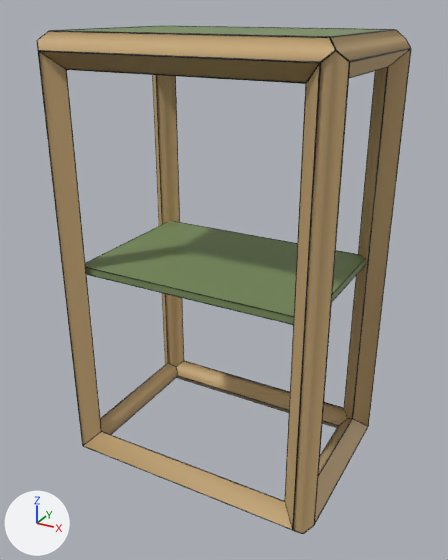
The glTF model public/catalogue/glb/bureau-500.glb as it was, and as the next commit left it.
The view is the same before and after, from a camera (50 mm lens) standing at (0.775, -0.789, 0.849) and looking at (0.252, 0.163, 0.373). The axes (+X, +Y, +Z) are drawn at lower left. The lights are the same throughout. The picture after the commit comes second. Where no turn or scale is listed for an object, it has been applied to the vertices.

Objects in the first picture: 'Mesh_251', 'arete-X0', 'arete-X1', 'arete-X2', 'arete-Y0', 'arete-Y1', 'arete-Y3', 'arete-Z0', 'arete-Z1', 'arete-Z2', 'arete-Z3', 'mod-shelf-0', 'panneau-dessus_exterieur' and 35 more.
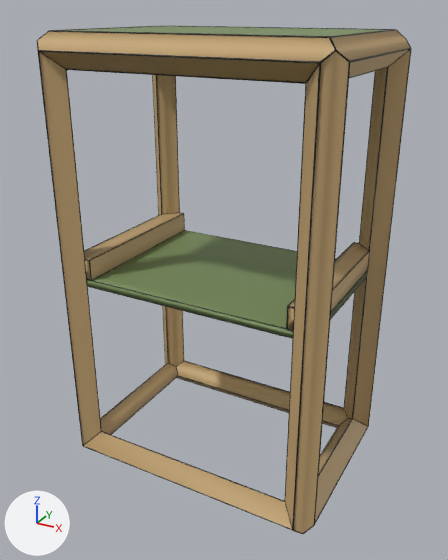
Not visible in the pictures: 'Mesh_272', 'Mesh_276', 'Mesh_278', 'Mesh_279', 'Mesh_283', 'Mesh_291', 'Mesh_295', 'Mesh_297', 'Mesh_298'.

Where the newer file only moved an object's origin or applied its transform, the numbers keep the older frame.

Changed parts and their boxes (x1, y1, x2, y2) in the pictures (448 x 560 px):
'mod-shelf-0', deleted (green): before (85, 222, 365, 324)
'tablette-plate-mod-0', added (green): after (87, 231, 367, 338)
'tablette-traverse-left-mod-0', added (brown): after (84, 213, 184, 280)
'tablette-traverse-right-mod-0', added (brown): after (288, 243, 369, 330)
'Mesh_251', moved: before (174, 221, 362, 256); after (87, 286, 293, 339)
'Mesh_277', added: after (90, 213, 184, 261)
'Mesh_271', added: after (92, 230, 185, 280)
'Mesh_274', added: after (84, 214, 162, 251)
'Mesh_293', added: after (333, 251, 369, 290)
'Mesh_287', added: after (331, 270, 368, 312)
'Mesh_303', added: after (286, 306, 289, 329)
'Mesh_296', added: after (287, 242, 354, 306)
'Mesh_284', added: after (89, 260, 92, 281)

The change, as a list of edits to the scene's bpy script:
```text
Remove ob_mod_shelf_0:
    ob_mod_shelf_0 = bpy.data.objects.new('mod-shelf-0', me_mesh_241)
Change ob_mesh_251:
    ob_mesh_251.location: (0.25, 0.328, 0.407) -> (0.25, 0.014, 0.373)
Add ob_mesh_303:
    ob_mesh_303 = bpy.data.objects.new('Mesh_303', me_mesh_303)  # 12 vertices, 16 faces; spans x -0.0013..0.0013, y -0.0013..0.0013, z -0.02..0.02; in mat_material_31 (black #0a0a0a)
    ob_mesh_303.location = (0.446, 0.014, 0.407)
Add ob_mesh_298:
    ob_mesh_298 = bpy.data.objects.new('Mesh_298', me_mesh_303.copy())
    ob_mesh_298.location = (0.458, 0.014, 0.407)
Add ob_mesh_297:
    ob_mesh_297 = bpy.data.objects.new('Mesh_297', me_mesh_297)  # 12 vertices, 16 faces; spans x -0.00588..0.00588, y -0.0013..0.0013, z -0.0013..0.0013; in mat_material_31 (black #0a0a0a)
    ob_mesh_297.location = (0.452, 0.014, 0.427)
Add ob_mesh_296:
    ob_mesh_296 = bpy.data.objects.new('Mesh_296', me_mesh_296)  # 12 vertices, 16 faces; spans x -0.001..0.001, y -0.161..0.161, z -0.001..0.001; in mat_material_31 (black #0a0a0a)
    ob_mesh_296.location = (0.446, 0.175, 0.427)
Add ob_mesh_295:
    ob_mesh_295 = bpy.data.objects.new('Mesh_295', me_mesh_295)  # 12 vertices, 16 faces; spans x -0.00588..0.00588, y -0.0013..0.0013, z -0.0013..0.0013; in mat_material_31 (black #0a0a0a)
    ob_mesh_295.location = (0.452, 0.336, 0.427)
Add ob_mesh_293:
    ob_mesh_293 = bpy.data.objects.new('Mesh_293', me_mesh_293)  # 12 vertices, 16 faces; spans x -0.001..0.001, y -0.133..0.133, z -0.001..0.001; in mat_material_31 (black #0a0a0a)
    ob_mesh_293.location = (0.486, 0.175, 0.427)
Add ob_mesh_291:
    ob_mesh_291 = bpy.data.objects.new('Mesh_291', me_mesh_297.copy())
    ob_mesh_291.location = (0.452, 0.014, 0.387)
Add ob_mesh_287:
    ob_mesh_287 = bpy.data.objects.new('Mesh_287', me_mesh_287)  # 12 vertices, 16 faces; spans x -0.001..0.001, y -0.133..0.133, z -0.001..0.001; in mat_material_31 (black #0a0a0a)
    ob_mesh_287.location = (0.486, 0.175, 0.387)
Add ob_tablette_traverse_right_mod_0:
    ob_tablette_traverse_right_mod_0 = bpy.data.objects.new('tablette-traverse-right-mod-0', me_mesh_285)  # 12 vertices, 20 faces; spans x 0.446..0.486, y 0.014..0.336, z 0.387..0.427; in mat_material_30 (brown #c4a574)
    ob_tablette_traverse_right_mod_0.location = (0.0, 0.0, 0.0)
Add ob_mesh_284:
    ob_mesh_284 = bpy.data.objects.new('Mesh_284', me_mesh_284)  # 12 vertices, 16 faces; spans x -0.0013..0.0013, y -0.0013..0.0013, z -0.02..0.02; in mat_material_29 (black #0a0a0a)
    ob_mesh_284.location = (0.054, 0.014, 0.407)
Add ob_mesh_283:
    ob_mesh_283 = bpy.data.objects.new('Mesh_283', me_mesh_283)  # 12 vertices, 16 faces; spans x -0.0013..0.0013, y -0.0013..0.0013, z -0.02..0.02; in mat_material_29 (black #0a0a0a)
    ob_mesh_283.location = (0.054, 0.336, 0.407)
Add ob_mesh_279:
    ob_mesh_279 = bpy.data.objects.new('Mesh_279', me_mesh_279)  # 12 vertices, 16 faces; spans x -0.0013..0.0013, y -0.0013..0.0013, z -0.02..0.02; in mat_material_29 (black #0a0a0a)
    ob_mesh_279.location = (0.042, 0.014, 0.407)
Add ob_mesh_278:
    ob_mesh_278 = bpy.data.objects.new('Mesh_278', me_mesh_278)  # 12 vertices, 16 faces; spans x -0.00588..0.00588, y -0.0013..0.0013, z -0.0013..0.0013; in mat_material_29 (black #0a0a0a)
    ob_mesh_278.location = (0.048, 0.014, 0.427)
Add ob_mesh_277:
    ob_mesh_277 = bpy.data.objects.new('Mesh_277', me_mesh_277)  # 12 vertices, 16 faces; spans x -0.001..0.001, y -0.161..0.161, z -0.001..0.001; in mat_material_29 (black #0a0a0a)
    ob_mesh_277.location = (0.054, 0.175, 0.427)
Add ob_mesh_276:
    ob_mesh_276 = bpy.data.objects.new('Mesh_276', me_mesh_276)  # 12 vertices, 16 faces; spans x -0.00588..0.00588, y -0.0013..0.0013, z -0.0013..0.0013; in mat_material_29 (black #0a0a0a)
    ob_mesh_276.location = (0.048, 0.336, 0.427)
Add ob_mesh_274:
    ob_mesh_274 = bpy.data.objects.new('Mesh_274', me_mesh_274)  # 12 vertices, 16 faces; spans x -0.001..0.001, y -0.133..0.133, z -0.001..0.001; in mat_material_29 (black #0a0a0a)
    ob_mesh_274.location = (0.014, 0.175, 0.427)
Add ob_mesh_272:
    ob_mesh_272 = bpy.data.objects.new('Mesh_272', me_mesh_272)  # 12 vertices, 16 faces; spans x -0.00588..0.00588, y -0.0013..0.0013, z -0.0013..0.0013; in mat_material_29 (black #0a0a0a)
    ob_mesh_272.location = (0.048, 0.014, 0.387)
Add ob_mesh_271:
    ob_mesh_271 = bpy.data.objects.new('Mesh_271', me_mesh_271)  # 12 vertices, 16 faces; spans x -0.001..0.001, y -0.161..0.161, z -0.001..0.001; in mat_material_29 (black #0a0a0a)
    ob_mesh_271.location = (0.054, 0.175, 0.387)
Add ob_tablette_traverse_left_mod_0:
    ob_tablette_traverse_left_mod_0 = bpy.data.objects.new('tablette-traverse-left-mod-0', me_mesh_266)  # 12 vertices, 20 faces; spans x 0.014..0.054, y 0.014..0.336, z 0.387..0.427; in mat_material_28 (brown #c4a574)
    ob_tablette_traverse_left_mod_0.location = (0.0, 0.0, 0.0)
Add ob_tablette_plate_mod_0:
    ob_tablette_plate_mod_0 = bpy.data.objects.new('tablette-plate-mod-0', me_mesh_241_1)  # 16 vertices, 28 faces; spans x 0.014..0.486, y 0.014..0.336, z 0.373..0.387; in mat_material_26 (green #7a8f5c)
    ob_tablette_plate_mod_0.location = (0.0, 0.0, 0.0)
```
